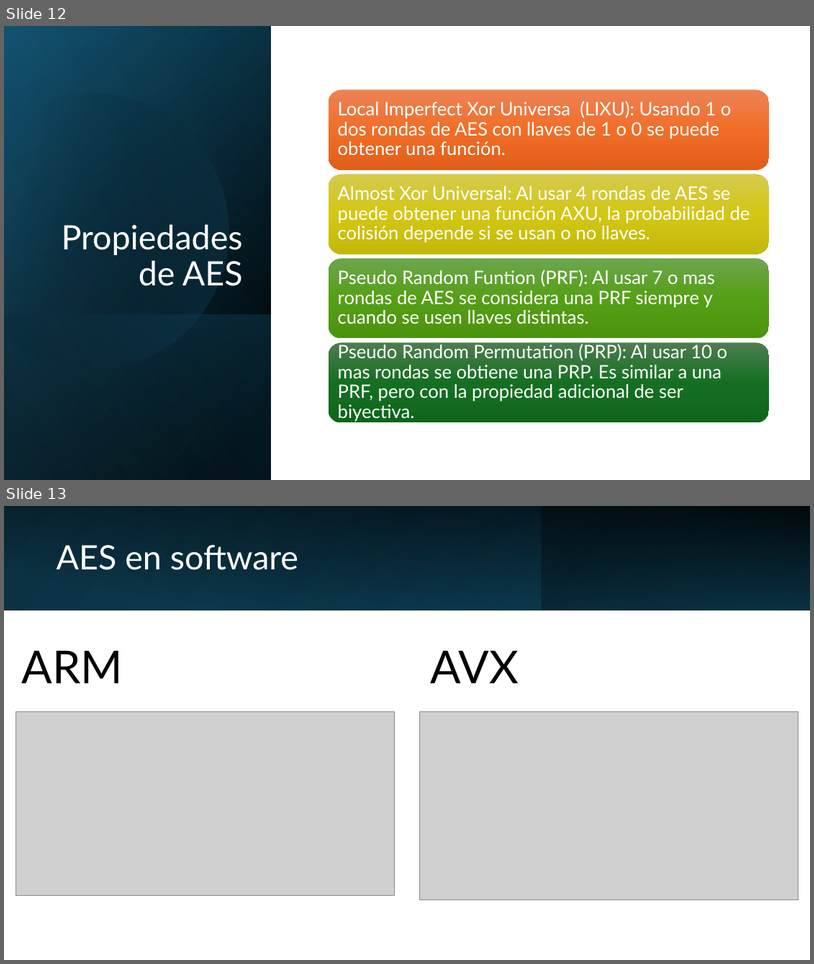
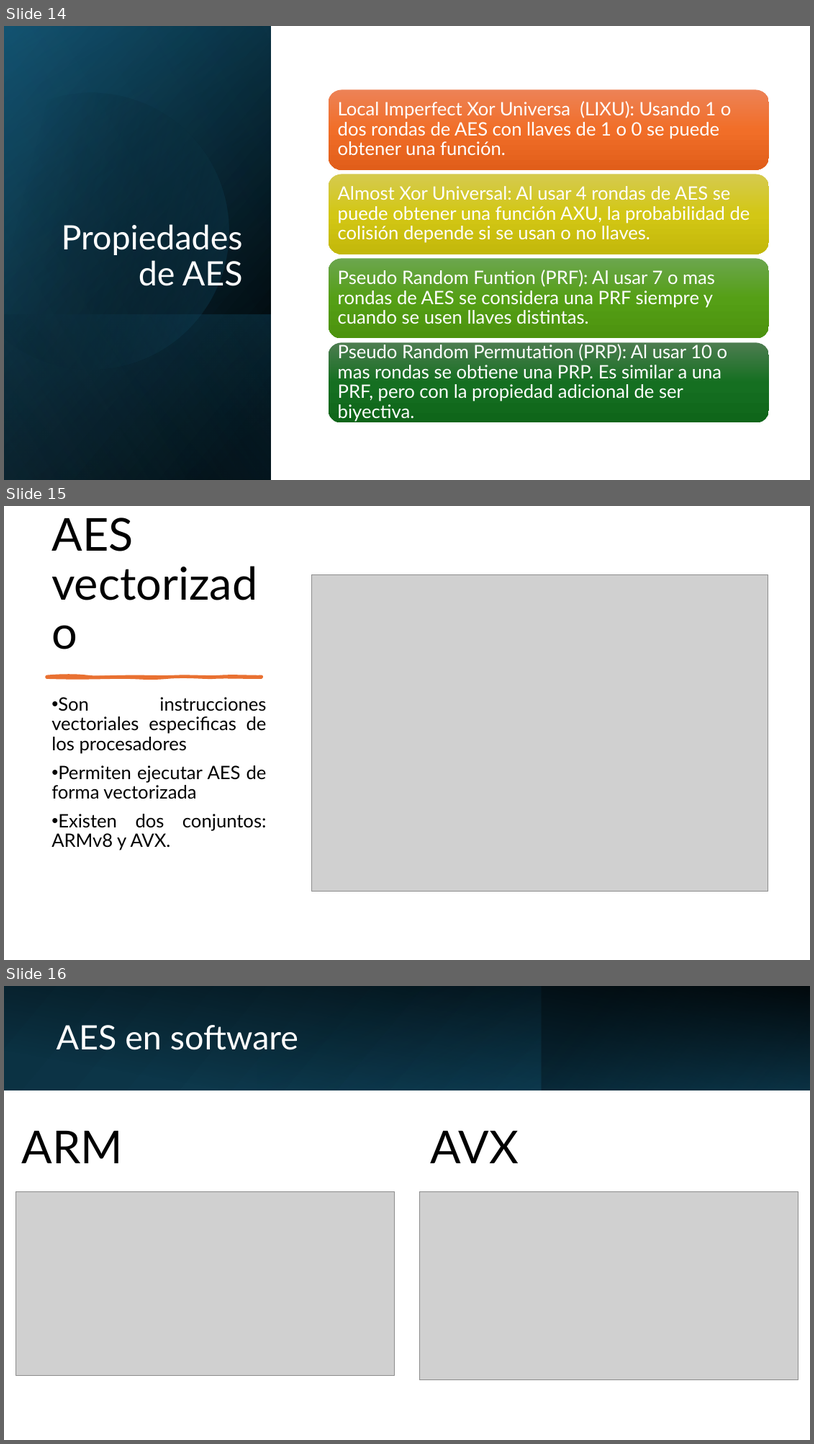
Before and after one commit to AlexPs06/Funciones-hash-vectorizadas, a slide deck: presentacion cripto hash.pptx. Shown one above the other, each under a label of ours: slides 12 and 13 before the commit, slides 14, 15 and 16 after it. The pictures are 814x964 and 814x1444 pixels, drawn with LibreOffice and Linux fonts; fonts in the diff are those of the drawing; grey boxes stand for pictures. Boxes give left, top, right and bottom in pixels: in the first picture for what was removed or moved away, otherwise in the second. Text is boxed around its words. In the diff, an @@ line names an element or a change of style, - is before the commit and + after.

```diff
--- a/presentacion cripto hash.pptx
+++ b/presentacion cripto hash.pptx
@@ slide 15 added at (4,506,810,960), background #FFFFFF @@
@@ title added at (52,518,133,551), 54 pt, text #000000 @@
+AES vectorizado
@@ picture added at (312,575,769,891) @@
@@ freeform shape added at (46,676,262,677), fill #E97132, outline #E97132 3 pt @@
@@ text added at (52,697,267,850), 22 pt, text #000000 @@
+• Son instrucciones vectoriales especificas de los procesadores
+• Permiten ejecutar AES de forma vectorizada
+• Existen dos conjuntos: ARMv8 y AVX.
@@ what was slide 12 is now slide 14 @@
@@ what was slide 13 is now slide 16 @@
```
Also in this commit, not shown: 2 slides changed, 2 other slides added, 1 other file.
